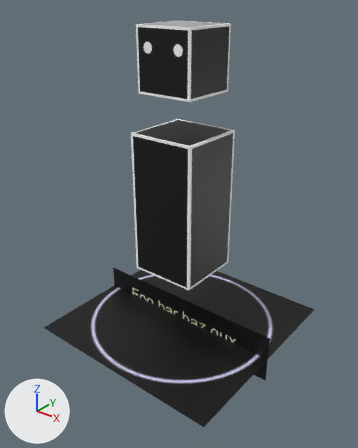
A saved change to the glTF model static/assets/3d/cuboid-character.glb.
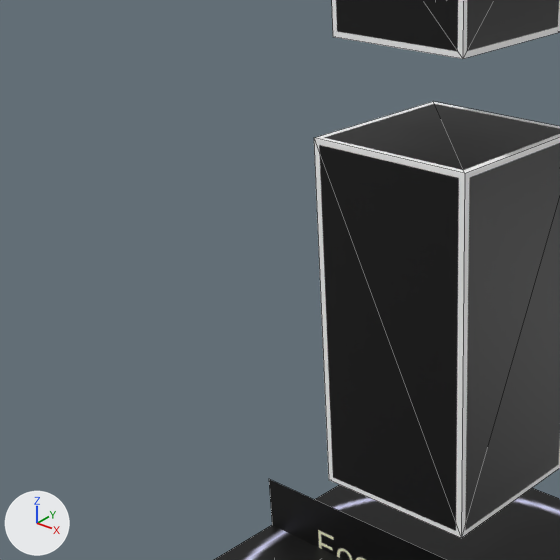
Old and new are each drawn whole from a camera (50 mm lens) standing at (1.95, -2.49, 2.37) and looking at (0.01, -0.06, 0.86) and again close up on the part from 2% to 64% of the width and 18% to 67% of the height. Lighting does not change. The marker at lower left points along +X, +Y and +Z. The close-ups show mesh edges as thin lines. Vertices at the same position are counted once.

In view in the first close-up: 'cuboid-character-mesh'.
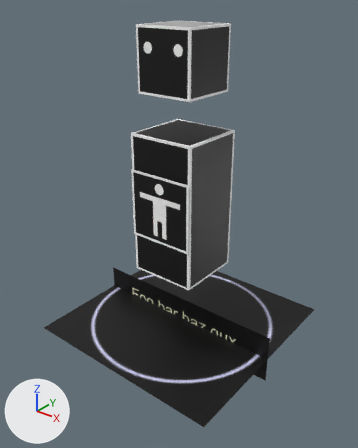
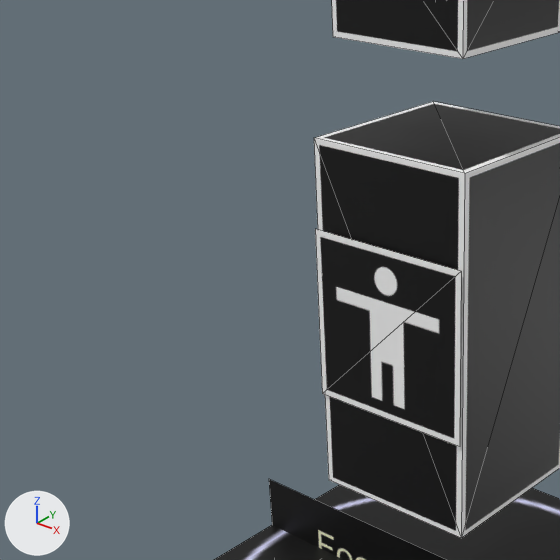
Patch to the scene script:
```diff
--- a/static/assets/3d/cuboid-character.glb.py
+++ b/static/assets/3d/cuboid-character.glb.py
@@ me_cube_003 @@
 # used by ob_cuboid_character_mesh; location = (0.0, 0.0, 0.0)
 # verts and faces of me_cube_003; kept vertices keep their numbers, new ones are numbered from 28
-me_cube_003.from_pydata(...)  # 28 vertices, 30 faces; spans x -0.75..0.75, y -0.75..0.75, z -0.17..2.15
+me_cube_003.from_pydata(...)  # 32 vertices, 32 faces; spans x -0.75..0.75, y -0.75..0.75, z -0.17..2.15
+# me_cube_003 part 1
+verts[28] = (0.24, -0.25, 1.26)  # pixel (461, 271)
+verts[29] = (-0.24, -0.25, 1.26)  # pixel (315, 228)
+verts[30] = (0.24, -0.25, 0.78)  # pixel (459, 446)
+verts[31] = (-0.24, -0.25, 0.78)  # pixel (322, 393)
+faces += [(28, 29, 31), (28, 31, 30)]
 me_cube_003.materials.append(mat_cuboid_character_material)
```

Pixel boxes (x1, y1, x2, y2) of what changed, in the close-ups (560 x 560 px):
part 1 of me_cube_003, added: after (315, 229, 461, 447)
